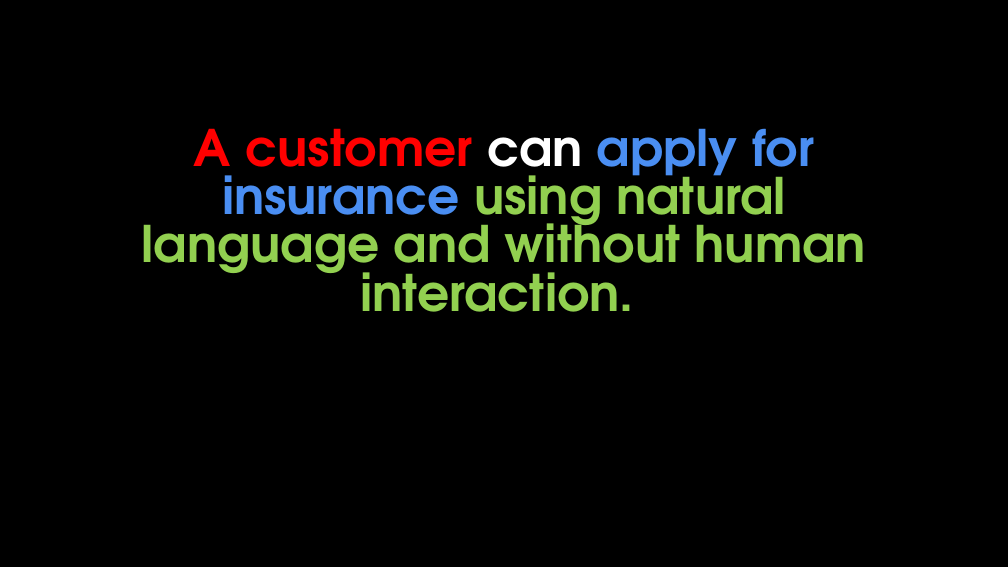
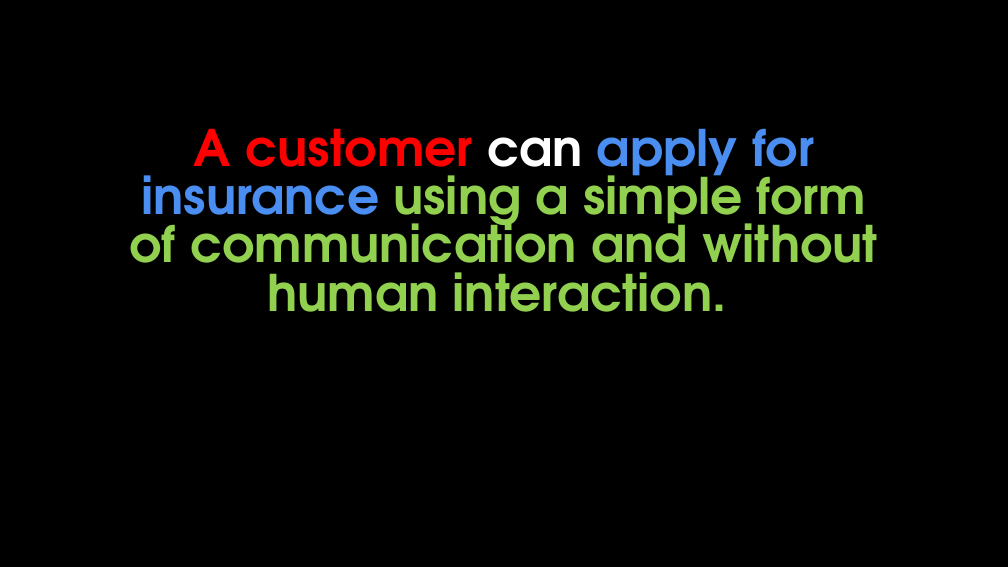
Before and after one commit to DigiBP/digibp-jungfrau, a slide deck: slide 12 of presentation/Digitalization of an Insurance Application Process.pptx. Drawn at 1008x567 pixels with LibreOffice and Linux fonts; fonts in the diff are those of the drawing. Boxes give left, top, right and bottom in pixels: in the first picture for what was removed or moved away, otherwise in the second. Text is boxed around its words. In the diff, an @@ line names an element or a change of style, - is before the commit and + after.

Commit message:
update

```diff
--- a/presentation/Digitalization of an Insurance Application Process.pptx
+++ b/presentation/Digitalization of an Insurance Application Process.pptx
@@ title at box(130, 128, 878, 312): text changed @@
-A customer can apply for insurance using natural language and without human interaction.
+A customer can apply for insurance using a simple form of communication and without human interaction.
```
